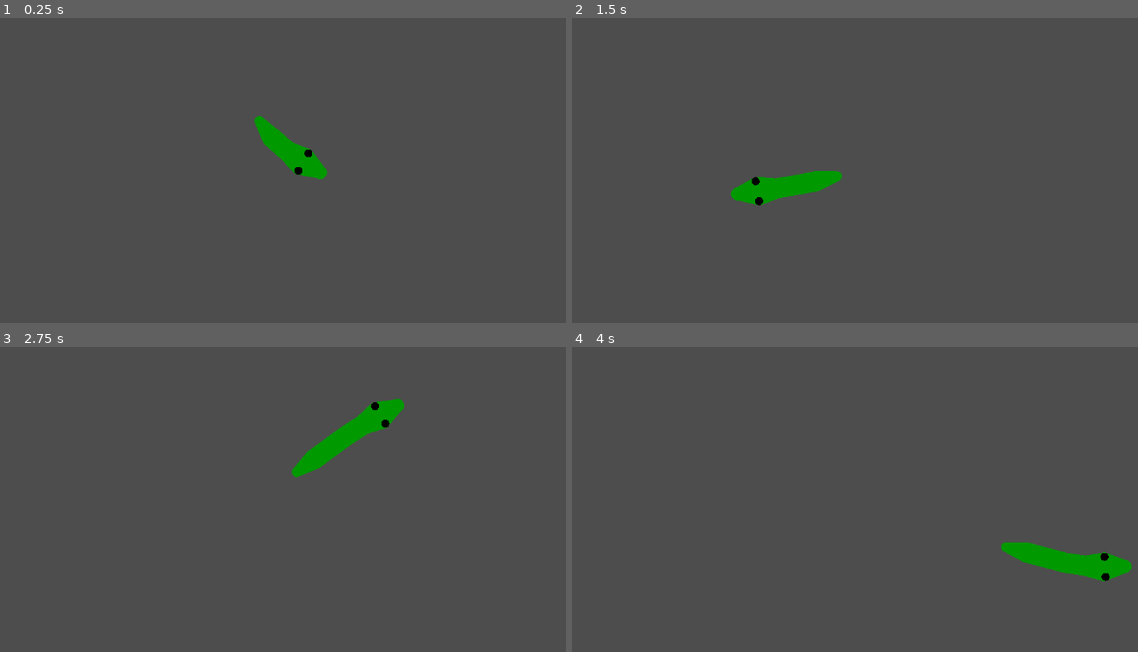
Above: before the commit, frames 1-4 (two rows, left to right).
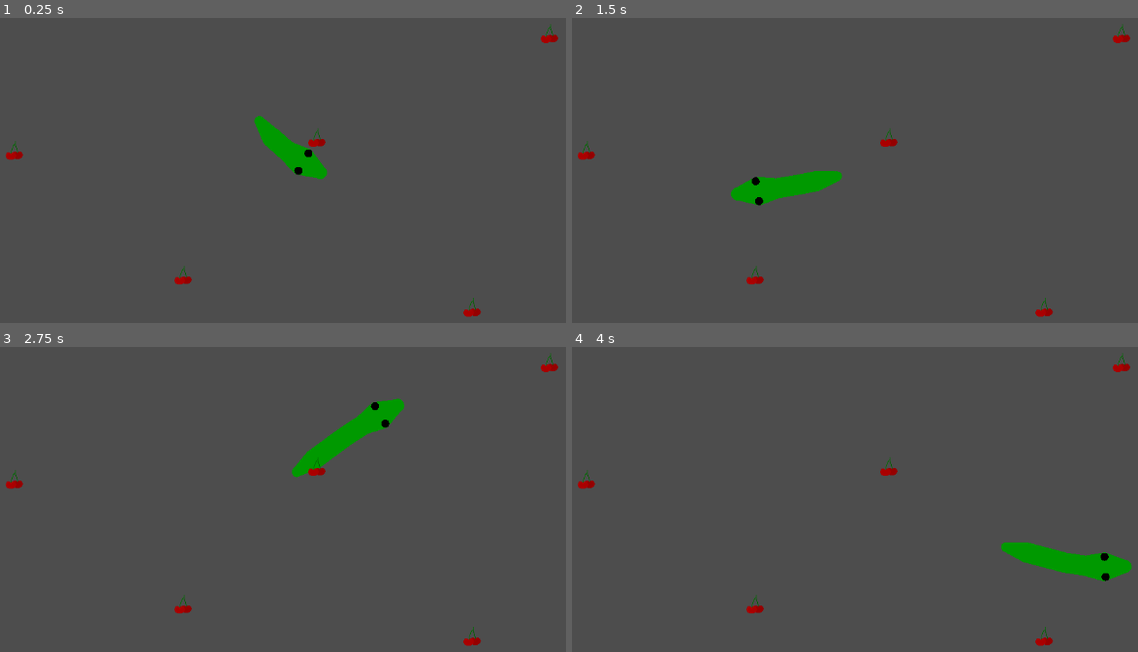
Above: after the commit, the same moments.

Repository: dbedggood/snake
Game: Godot game, scene res://project/main.tscn
Two runs of this game, one before a commit and one after it. Both use one fixed random seed, a clock stepped at 60 frames per second and the inputs below.
Inputs (mouse positions are in pixels of both pictures, inside the frame that each line leads up to):
- Up to frame 1 (0.25 s): no input
- Up to frame 2 (1.5 s): tap Enter at 0.5 s; move the mouse to (1064, 152) at 0.52 s; press the mouse at (1064, 152) at 0.53 s; tap Space at 1.25 s; move the mouse to (736, 194) at 1.27 s; release the mouse at (736, 194) at 1.28 s; right-click (736, 194) at 1.35 s
- Up to frame 3 (2.75 s): tap Enter at 2 s; move the mouse to (396, 404) at 2.02 s; press the mouse at (396, 404) at 2.03 s
- Up to frame 4 (4 s): tap Space at 2.75 s; move the mouse to (855, 587) at 2.77 s; release the mouse at (855, 587) at 2.78 s; right-click (855, 587) at 2.85 s; tap Enter at 3.5 s; move the mouse to (1126, 566) at 3.52 s; press the mouse at (1126, 566) at 3.53 s

The runs differ from the first frame. In frame 1, 0.4% of the frame differs, in the area x 1-99%, y 2-99%; in frame 2, 0.4%; in frame 3, 0.4%; in frame 4, 0.4%.

Commit message:
Add cherries

Diff:
--- /dev/null
+++ b/project/cherries/cherries.gd
@@ -0,0 +1,8 @@
+extends Area2D
+
+signal cherry_eaten
+
+
+func _on_area_entered(area):
+	cherry_eaten.emit()
+	queue_free()
--- /dev/null
+++ b/project/cherries/cherries.tscn
@@ -0,0 +1,39 @@
+[gd_scene load_steps=3 format=3 uid="uid://elt4ko4sqdjk"]
+
+[ext_resource type="Script" path="res://project/cherries/cherries.gd" id="1_4tsiq"]
+
+[sub_resource type="CircleShape2D" id="CircleShape2D_v21nt"]
+radius = 15.0
+
+[node name="Cherries" type="Area2D"]
+script = ExtResource("1_4tsiq")
+
+[node name="CollisionShape2D" type="CollisionShape2D" parent="."]
+shape = SubResource("CircleShape2D_v21nt")
+disabled = true
+
+[node name="BackCherry" type="Polygon2D" parent="."]
+position = Vector2(-16, -2)
+color = Color(0.588235, 0, 0, 1)
+polygon = PackedVector2Array(14, 4, 16, 2, 19, 2, 21, 4, 23, 2, 26, 2, 28, 4, 29, 7, 28, 10, 26, 12, 23, 13, 19, 13, 16, 12, 14, 10, 13, 7)
+
+[node name="Stalk" type="Line2D" parent="BackCherry"]
+position = Vector2(38, 0)
+points = PackedVector2Array(-17, 4, -18, 0, -19, -4, -19.9016, -6.25399, -21, -9, -20, -14)
+width = 1.0
+default_color = Color(0, 0.376471, 0, 1)
+begin_cap_mode = 2
+
+[node name="FrontCherry" type="Polygon2D" parent="."]
+position = Vector2(-26, -1)
+color = Color(0.666667, 0, 0, 1)
+polygon = PackedVector2Array(14, 4, 16, 2, 19, 2, 21, 4, 23, 2, 26, 2, 28, 4, 29, 7, 28, 10, 26, 12, 23, 13, 19, 13, 16, 12, 14, 10, 13, 7)
+
+[node name="Stalk" type="Line2D" parent="FrontCherry"]
+position = Vector2(24, -1)
+points = PackedVector2Array(-3, 5, -2, 0, 0, -6, 3, -10, 4, -14)
+width = 1.0
+default_color = Color(0, 0.439216, 0, 1)
+begin_cap_mode = 2
+
+[connection signal="area_entered" from="." to="." method="_on_area_entered"]
--- a/project/main.tscn
+++ b/project/main.tscn
@@ -1,7 +1,23 @@
-[gd_scene load_steps=2 format=3 uid="uid://bqpkkdeau0883"]
+[gd_scene load_steps=3 format=3 uid="uid://bqpkkdeau0883"]
 
 [ext_resource type="PackedScene" uid="uid://c0qatomkpyf4e" path="res://project/snake/snake.tscn" id="1_boy64"]
+[ext_resource type="PackedScene" uid="uid://elt4ko4sqdjk" path="res://project/cherries/cherries.tscn" id="2_40ltl"]
 
 [node name="Main" type="Node2D"]
 
 [node name="Snake" parent="." instance=ExtResource("1_boy64")]
+
+[node name="Cherries" parent="." instance=ExtResource("2_40ltl")]
+position = Vector2(121, 293)
+
+[node name="Cherries2" parent="." instance=ExtResource("2_40ltl")]
+position = Vector2(917, 119)
+
+[node name="Cherries3" parent="." instance=ExtResource("2_40ltl")]
+position = Vector2(372, 479)
+
+[node name="Cherries4" parent="." instance=ExtResource("2_40ltl")]
+position = Vector2(802, 527)
+
+[node name="Cherries5" parent="." instance=ExtResource("2_40ltl")]
+position = Vector2(571, 274)
